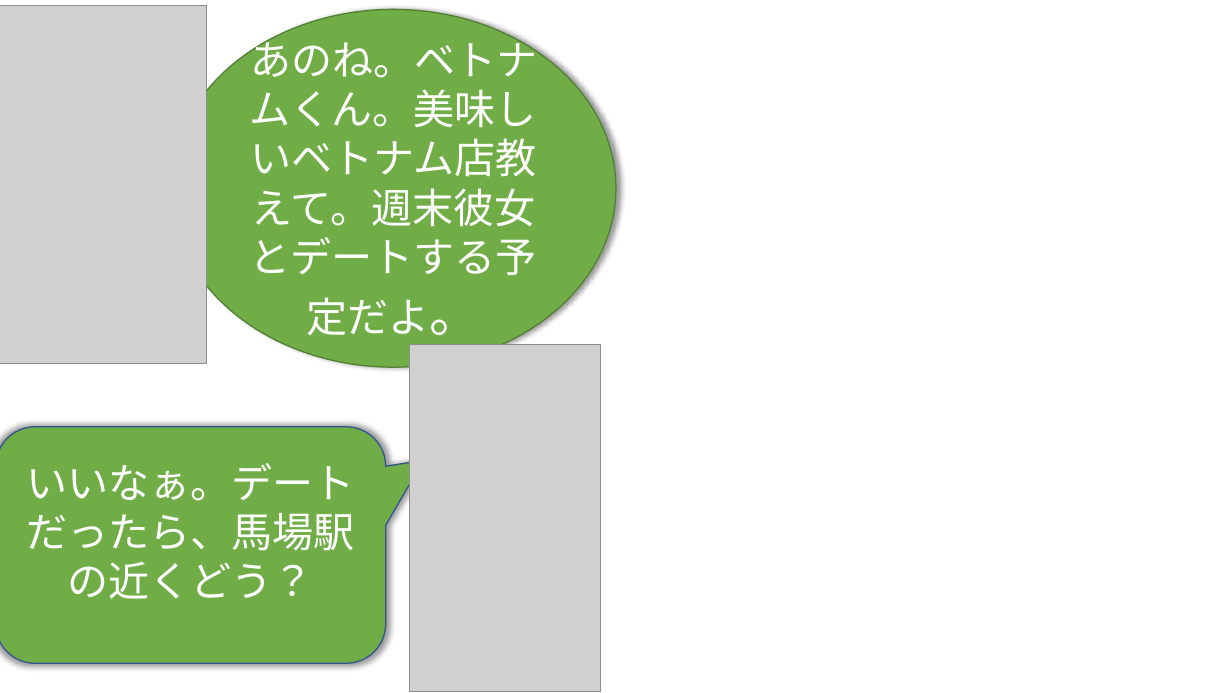
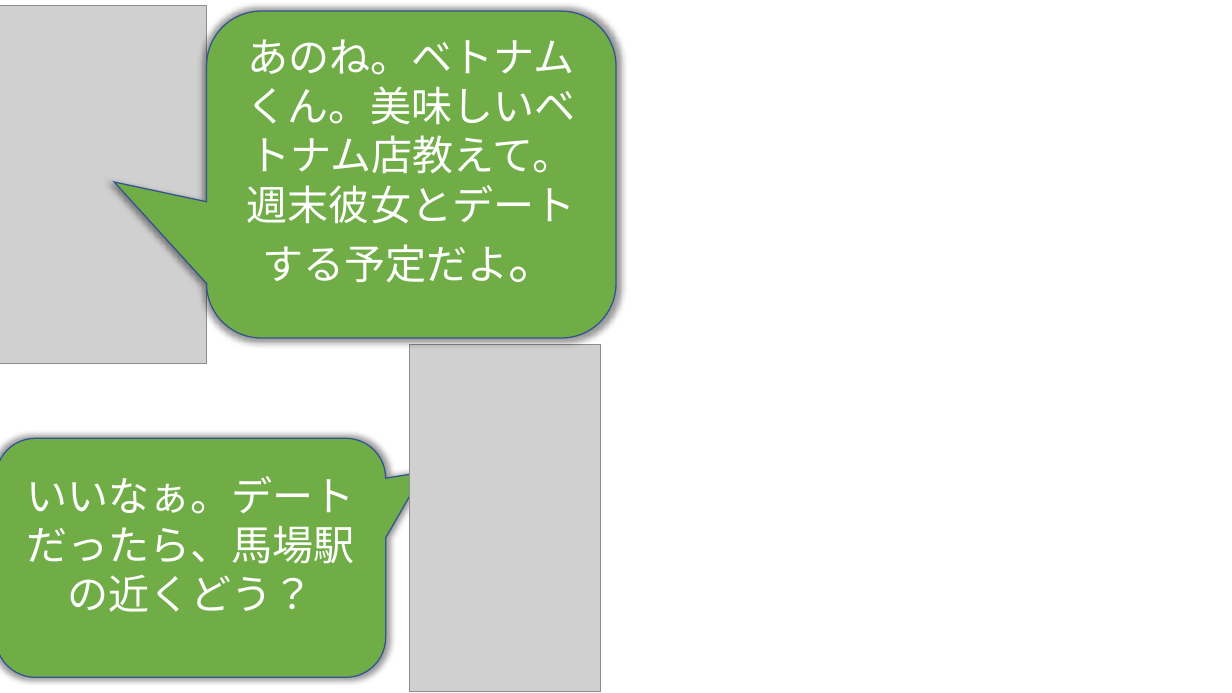
Before and after one commit to phuchung97/phuchung97.github.io, a slide deck: slide 2 of design/story.pptx. Drawn at 1232x693 pixels with LibreOffice and Linux fonts; fonts in the diff are those of the drawing; grey boxes stand for pictures; background and template pictures are left out. Boxes give left, top, right and bottom in pixels: in the first picture for what was removed or moved away, otherwise in the second. Text is boxed around its words. In the diff, an @@ line names an element or a change of style, - is before the commit and + after.

```diff
--- a/design/story.pptx
+++ b/design/story.pptx
@@ rounded speech box "あのね。ベトナムくん。美味しいベトナム店教えて。週末彼女とデートする予定だよ。": place and size @@
-rounded speech box "あのね。ベトナムくん。美味しいベトナム店教えて。週末彼女とデートする予定だよ。" at <box>171,9,616,367</box>
+rounded speech box "あのね。ベトナムくん。美味しいベトナム店教えて。週末彼女とデートする予定だよ。" at <box>207,11,616,338</box>
@@ rounded speech box "あのね。ベトナムくん。美味しいベトナム店教えて。週末彼女とデートする予定だよ。" at <box>207,11,616,338</box>: speech bubble to rounded speech box; outline #538035 1 pt to #325491 1 pt; shadow changed @@
@@ rounded speech box "いいなぁ。デートだったら、馬場駅の近くどう？": place and size @@
-rounded speech box "いいなぁ。デートだったら、馬場駅の近くどう？" at <box>0,427,385,664</box>
+rounded speech box "いいなぁ。デートだったら、馬場駅の近くどう？" at <box>0,438,385,677</box>
```
Also in this commit, not shown: 19 other slides changed, 22 other files.
